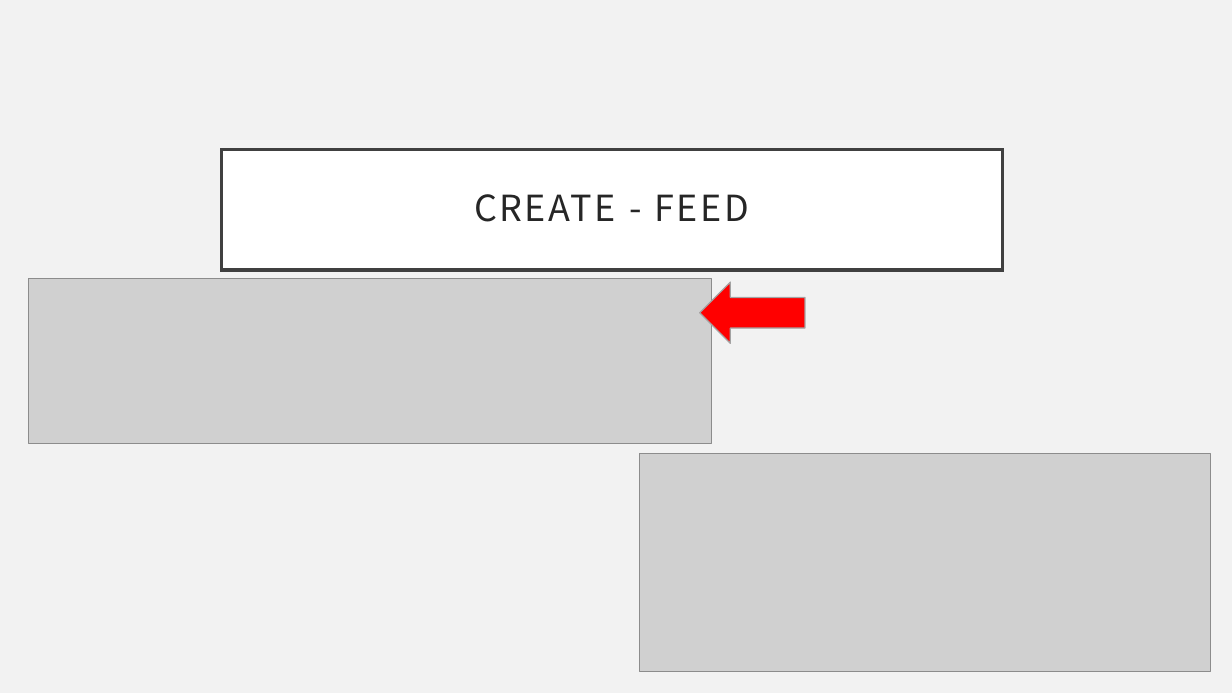
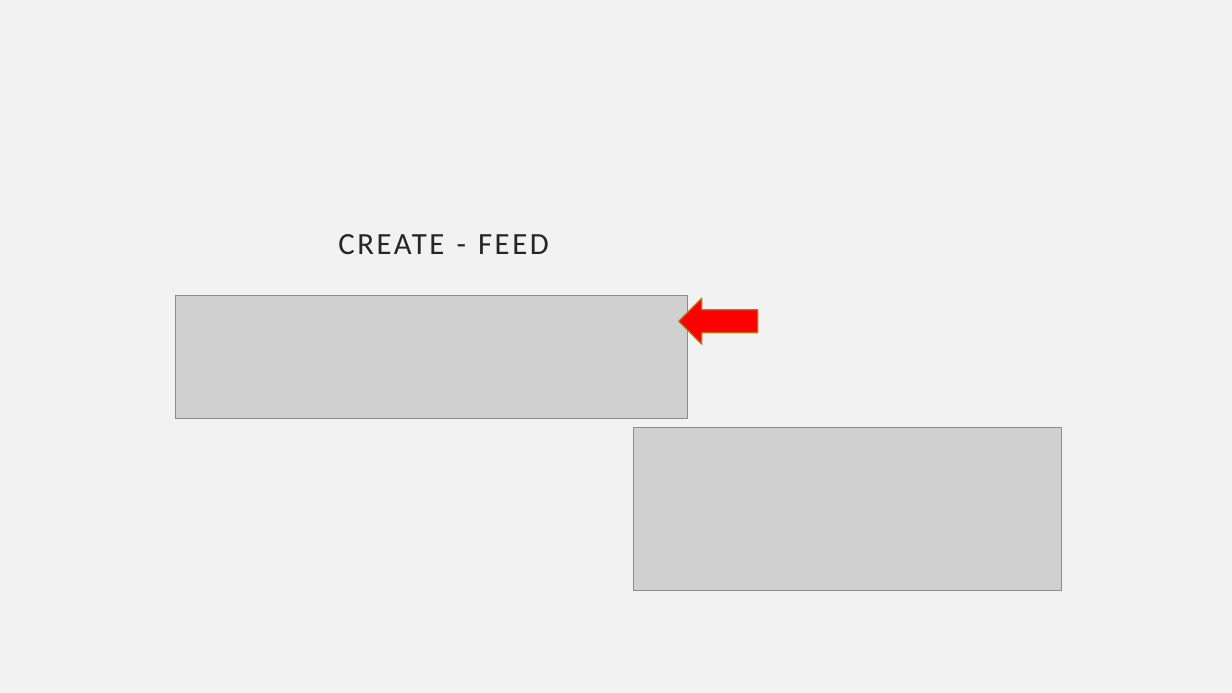
Before and after one commit to ProjektlaborEmbeddedSecurity/Presentation, a slide deck: slide 24 of PES.pptx (slide 21 before the commit). Drawn at 1232x693 pixels with LibreOffice and Linux fonts; fonts in the diff are those of the drawing; grey boxes stand for pictures; background and template pictures are left out. Boxes give left, top, right and bottom in pixels: in the first picture for what was removed or moved away, otherwise in the second. Text is boxed around its words. In the diff, an @@ line names an element or a change of style, - is before the commit and + after.

Commit message:
Ultraschallsensor Resize
Ultraschallsensor hinzugefügt, auf 3:4 geändert, layout verbessert

```diff
--- a/PES.pptx
+++ b/PES.pptx
@@ title "CREATE - FEED": place and size @@
-title "CREATE - FEED" at bbox=[221, 150, 1002, 270]
+title "CREATE - FEED" at bbox=[338, 234, 549, 254]
@@ title "CREATE - FEED" at bbox=[338, 234, 549, 254]: size 28 to 24 pt, font Noto Sans CJK JP to Calibri; alignment centre to left; fill #FFFFFF to none; outline #404040 2.5 pt to none @@
@@ picture: place and size @@
-picture at bbox=[29, 279, 712, 444]
+picture at bbox=[176, 296, 688, 419]
@@ right arrow: place and size @@
-right arrow at bbox=[700, 282, 805, 343]
+right arrow at bbox=[679, 299, 758, 345]
@@ right arrow at bbox=[679, 299, 758, 345]: outline #A3A3A3 1 pt to #B67815 1 pt @@
@@ picture: place and size @@
-picture at bbox=[640, 454, 1211, 671]
+picture at bbox=[634, 427, 1062, 591]
```
Also in this commit, not shown: 25 other slides changed, 3 slides added.
